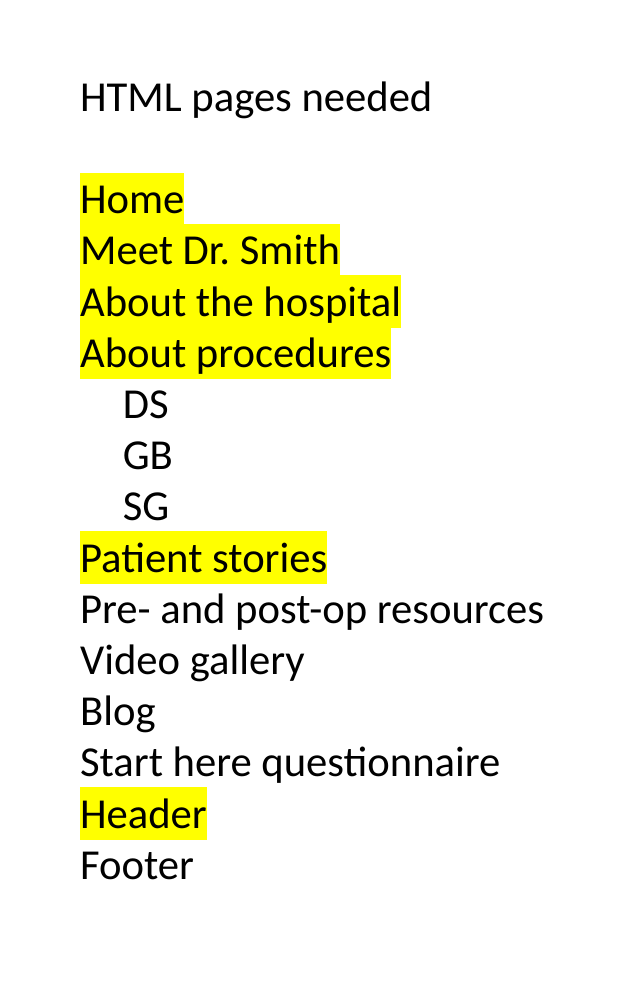
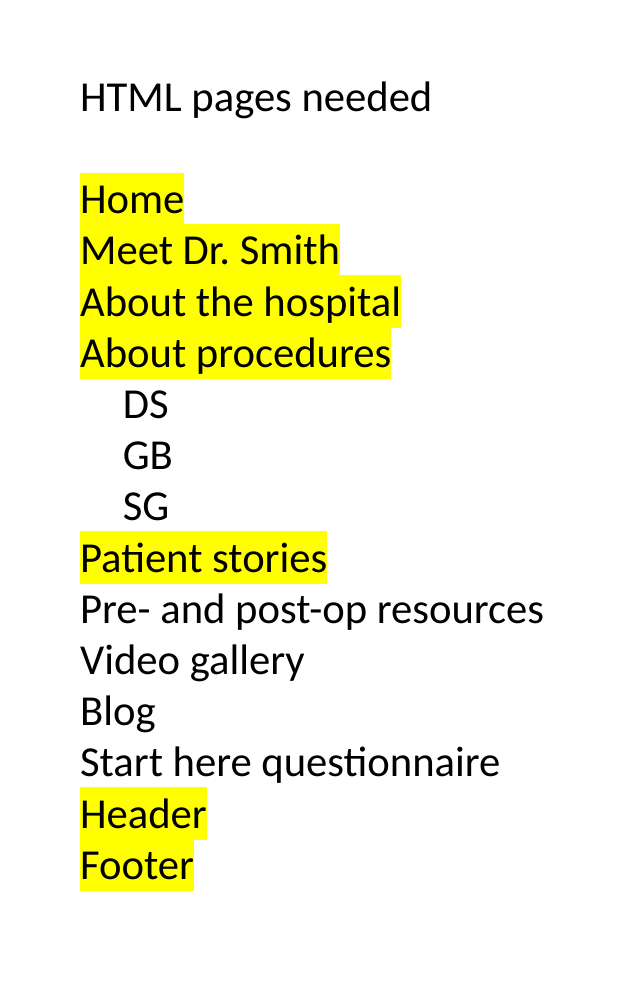
Before and after one commit to audcsm/aos-site, a slide deck: slide 2 of Website Design Tools.pptx. Drawn at 640x1008 pixels with LibreOffice and Linux fonts; fonts in the diff are those of the drawing. Boxes give left, top, right and bottom in pixels: in the first picture for what was removed or moved away, otherwise in the second. Text is boxed around its words. In the diff, an @@ line names an element or a change of style, - is before the commit and + after.

```diff
--- a/Website Design Tools.pptx
+++ b/Website Design Tools.pptx
@@ text at bbox=[80, 851, 194, 880]: highlight none to #FFFF00 in "Footer" @@
```
Also in this commit, not shown: 12 other files.
